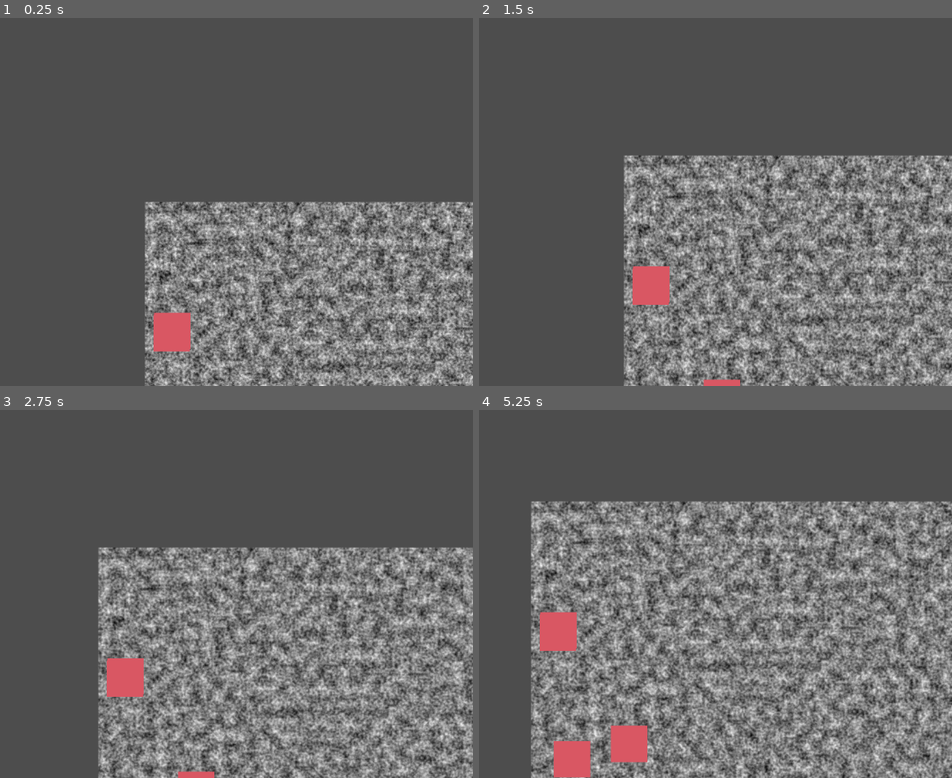
Above: before the commit, frames 1-4 (two rows, left to right).
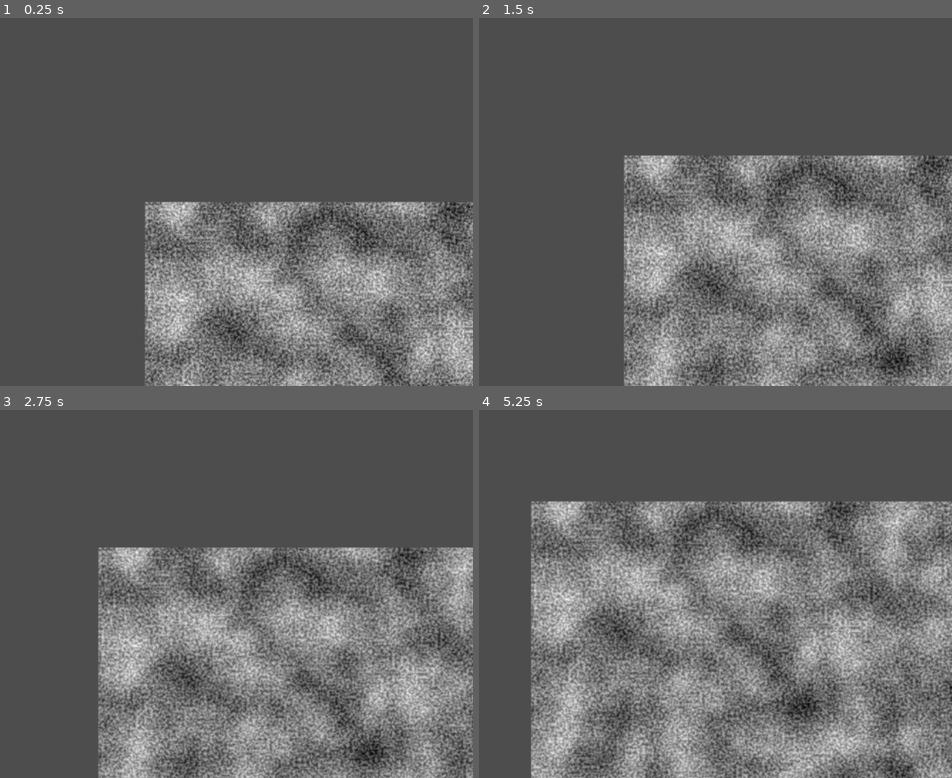
Above: after the commit, the same moments.

Repository: jake6724/road_gen_1
Game: Godot game, scene res://scenes/Main.tscn
Same seed, same stepped clock (60 frames per second), same inputs: the game is played once before the commit and once after it.
Inputs (mouse positions are in pixels of both pictures, inside the frame that each line leads up to):
- Up to frame 1 (0.25 s): no input
- Up to frame 2 (1.5 s): tap Enter at 0.5 s; move the mouse to (767, 183) at 0.52 s; tap S (move_camera_down) at 0.6 s; click (767, 183) at 0.67 s; tap Space at 1.25 s; drag from (493, 220) to (592, 275) at 1.27 s
- Up to frame 3 (2.75 s): tap Enter at 2 s; move the mouse to (212, 513) at 2.02 s; tap D (move_camera_right) at 2.1 s; click (212, 513) at 2.17 s
- Up to frame 4 (5.25 s): tap Space at 2.75, 4.25 s; drag from (592, 667) to (outside the picture) at 2.77 s; tap Enter at 3.5 s; move the mouse to (819, 649) at 3.52 s; tap S (move_camera_down) at 3.6 s; click (819, 649) at 3.67 s; drag from (outside the picture) to (526, 502) at 4.27 s; move the mouse to (658, 594) at 5.02 s; tap D (move_camera_right) at 5.1 s; click (658, 594) at 5.17 s

The runs differ from the first frame. In frame 1, 17% of the frame differs, in the area x 30-100%, y 49-100%; in frame 2, 21%; in frame 3, 24%; in frame 4, 32%, in the area x 10-100%, y 24-100%.
Error after the commit: Invalid access to property or key 'base_noise' on a base object of type 'Nil'. (res://scripts/highway_generator.gd:22)

Commit message:
Continue work on population centers

Diff:
--- a/scenes/Main.tscn
+++ b/scenes/Main.tscn
@@ -13,5 +13,4 @@
 
 [node name="PopulationDensityGenerator" parent="." instance=ExtResource("3_0bbpv")]
 
-[node name="HighwayGenerator" parent="." node_paths=PackedStringArray("population_density") instance=ExtResource("4_rarhs")]
-population_density = NodePath("../PopulationDensityGenerator")
+[node name="HighwayGenerator" parent="." instance=ExtResource("4_rarhs")]
--- a/scripts/DataStructures/max_heap.gd
+++ /dev/null
@@ -1,47 +0,0 @@
-extends Object
-class_name MaxHeap
-
-var data: Array = []
-
-func push(value: Variant) -> void:
-    data.append(value)
-    _bubble_up(data.size() - 1)
-
-func pop() -> Variant:
-    if data.is_empty():
-        return null
-    var max_value: Variant = data[0]
-    data[0] = data[data.size() - 1]
-    data.pop_back()
-    _bubble_down(0)
-    return max_value
-
-func _bubble_up(index: int) -> void:
-    while index > 0:
-        var parent: int = (index - 1) / 2
-        if data[index] > data[parent]:
-            var temp = data[index]
-            data[index] = data[parent]
-            data[parent] = temp
-            index = parent
-        else:
-            break
-
-func _bubble_down(index: int) -> void:
-    var size: int = data.size()
-    while true:
-        var left: int = 2 * index + 1
-        var right: int = 2 * index + 2
-        var largest: int = index
-
-        if left < size and data[left] > data[largest]:
-            largest = left
-        if right < size and data[right] > data[largest]:
-            largest = right
-        if largest != index:
-            var temp = data[index]
-            data[index] = data[largest]
-            data[largest] = temp
-            index = largest
-        else:
-            break
--- a/scripts/highway_generator.gd
+++ b/scripts/highway_generator.gd
@@ -2,7 +2,6 @@
 class_name HighwayGenerator
 
 @export var population_density: PopulationDensityGenerator
-
 var marker: PackedScene = preload("res://scenes/Marker.tscn")
 
 var map_height: int = 1000
@@ -11,8 +10,12 @@
 var min_heap: MinHeap = MinHeap.new()
 
 func _ready():
+	find_population_centers()
+
+## Find the top `num_population_centers` peaks of the noise layers generated by `population_density_generator`.
+## Return a sorted array containing pairs of (density_value:float, coordinates:Vector2)
+func find_population_centers() -> Array:
 	var num_population_centers: int = 10
-
 	# Populate min heap
 	for x in range(map_height):
 		for y in range(map_width):
@@ -26,10 +29,26 @@
 					min_heap.pop()
 					min_heap.push([combined_noise_value, Vector2(x,y)])
 
-	# Find the top k values by popping from the max heap
-	for i in range(num_population_centers):
-		var pair = min_heap.pop()
-		var point = pair[1]
-		var new_marker: Sprite2D = marker.instantiate()
-		new_marker.position = point
-		add_child(new_marker)
+	# Normalize population center density values
+	var min_density = min_heap.data.min()[0]
+	var max_density = min_heap.data.max()[0]
+	var normalization_min: float = .1 # Minimum range for the value normalization [min, 1]
+	min_heap.data.sort()
+
+	for pc in min_heap.data:
+		var value: float = pc[0]
+		var normalized_value: float = normalization_min + ((value - min_density) / (max_density - min_density) * (1 - normalization_min))
+		var point: Vector2 = pc[1]
+
+		# Add markers to world
+		add_population_center_marker(point, normalized_value)
+
+	return min_heap.data
+
+func add_population_center_marker(point: Vector2, normalized_density_value: float) -> void:
+	var scale_value: float = (normalized_density_value * .7) + 0.3
+	var marker_scale: Vector2 = Vector2(scale_value, scale_value)
+	var new_marker: Sprite2D = marker.instantiate()
+	new_marker.position = point
+	new_marker.scale = marker_scale
+	add_child(new_marker)
--- a/scripts/population_density_generator.gd
+++ b/scripts/population_density_generator.gd
@@ -8,7 +8,7 @@
 func _ready():
 	base_noise.noise_type = FastNoiseLite.TYPE_PERLIN
 	base_noise.seed = noise_seed
-	base_noise.frequency = 0.05
+	base_noise.frequency = 0.01
 
 	detail_noise.noise_type = FastNoiseLite.TYPE_PERLIN
 	detail_noise.seed = noise_seed
